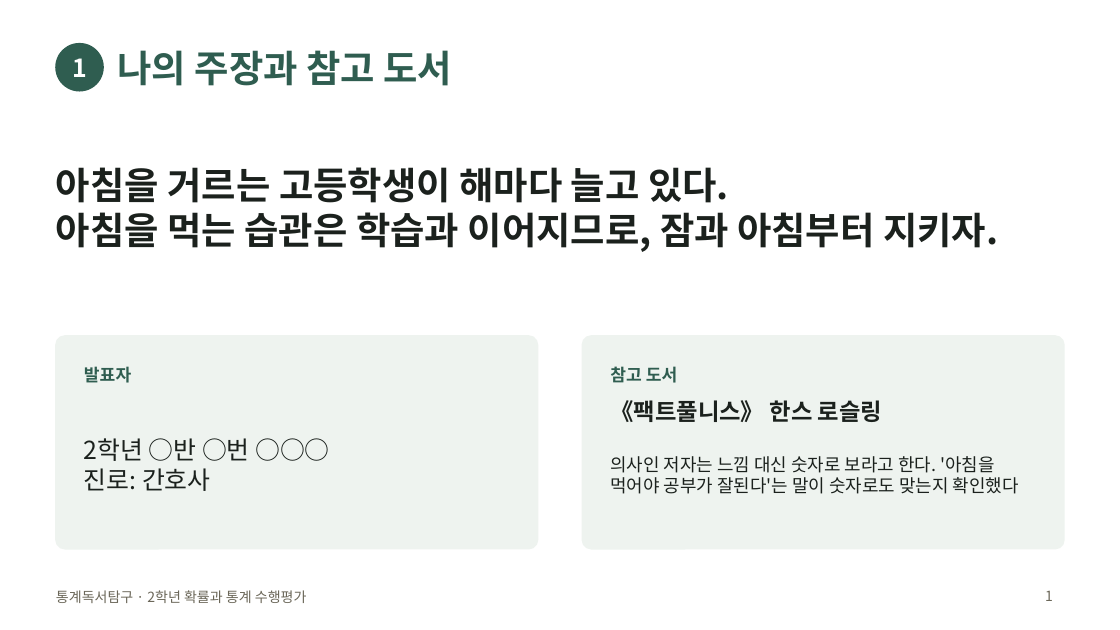
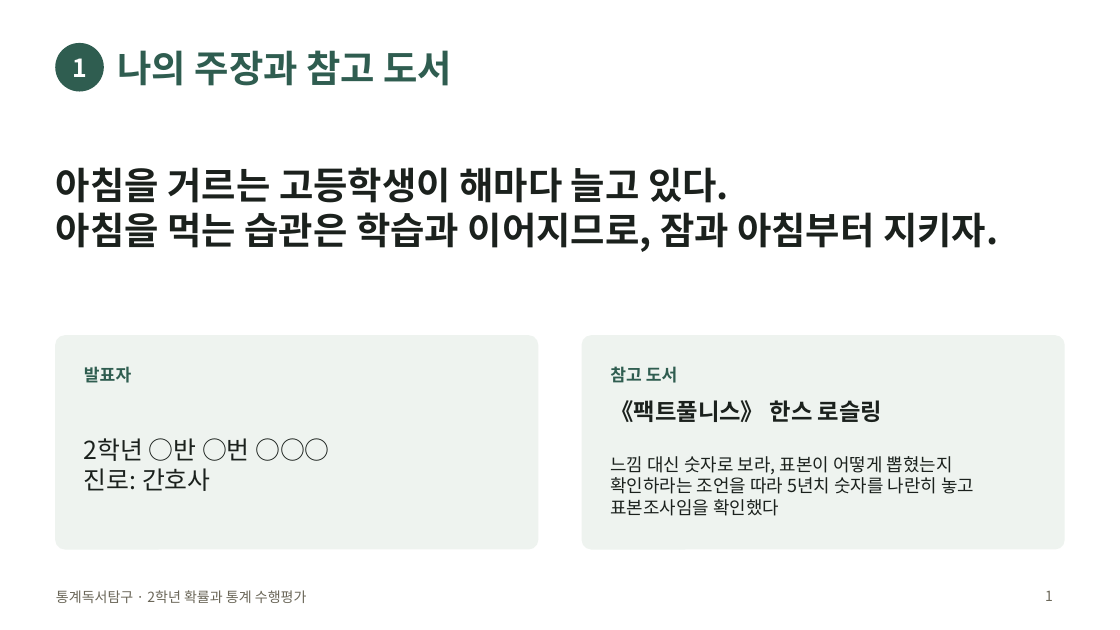
Before and after one commit to jaegeunsongsong/autobot, a slide deck: slide 1 of docs/2026-2학기-통계독서탐구-수행평가/발표예시-간호.pptx. Drawn at 1120x630 pixels with LibreOffice and Linux fonts; fonts in the diff are those of the drawing. Boxes give left, top, right and bottom in pixels: in the first picture for what was removed or moved away, otherwise in the second. Text is boxed around its words. In the diff, an @@ line names an element or a change of style, - is before the commit and + after.

```diff
--- a/docs/2026-2학기-통계독서탐구-수행평가/발표예시-간호.pptx
+++ b/docs/2026-2학기-통계독서탐구-수행평가/발표예시-간호.pptx
@@ text at bbox=[610, 456, 974, 516]: text changed @@
-의사인 저자는 느낌 대신 숫자로 보라고 한다. '아침을 먹어야 공부가 잘된다'는 말이 숫자로도 맞는지 확인했다
+느낌 대신 숫자로 보라, 표본이 어떻게 뽑혔는지 확인하라는 조언을 따라 5년치 숫자를 나란히 놓고 표본조사임을 확인했다
```
Also in this commit, not shown: 1 other slide changed, 13 other files.
